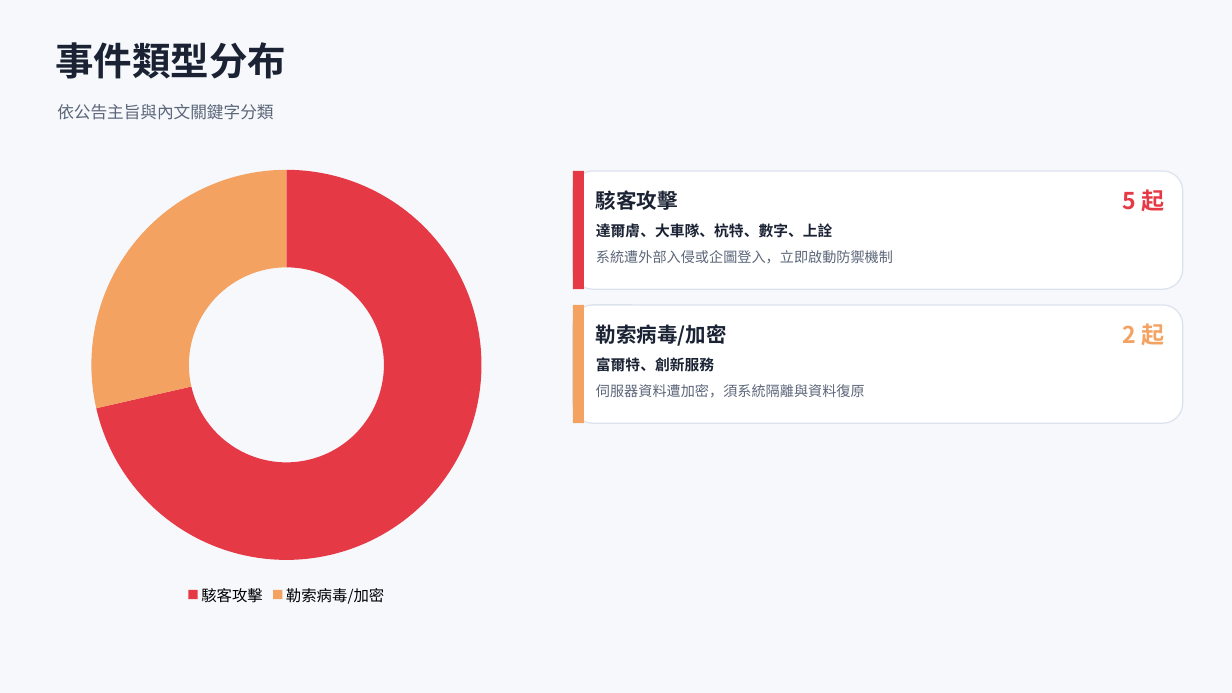
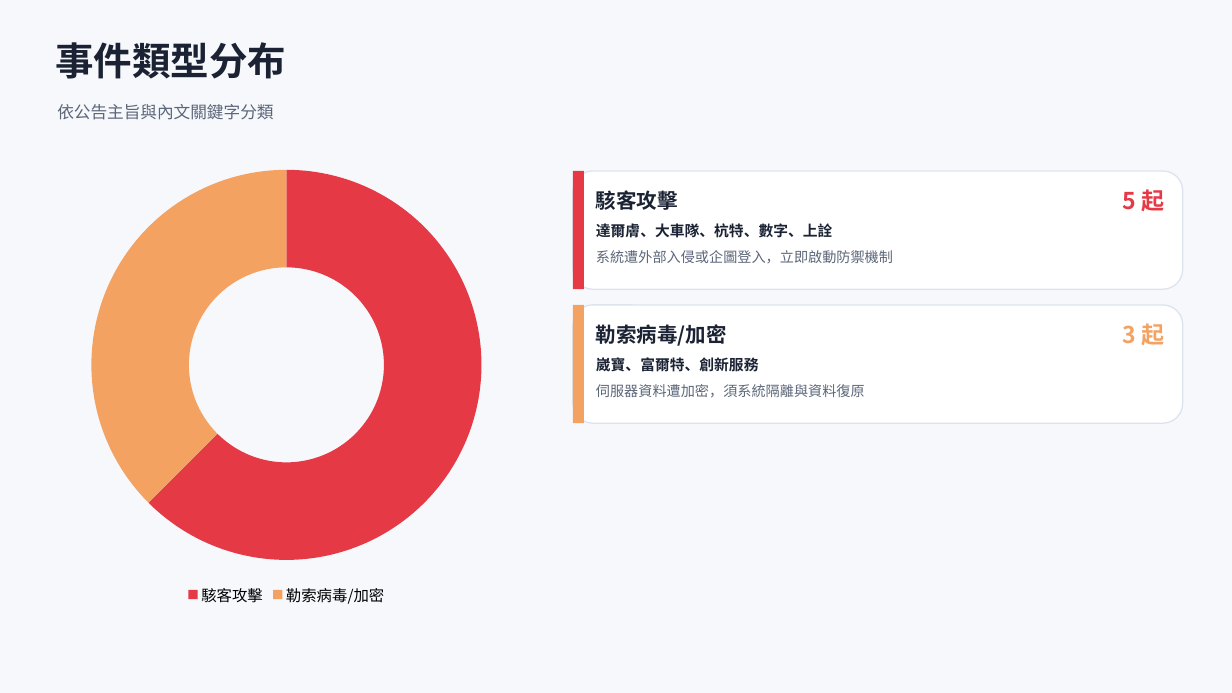
Before and after one commit to Johnnylin77/mops-isec-monitor, a slide deck: slide 3 of 資安事件因應分析.pptx. Drawn at 1232x693 pixels with LibreOffice and Linux fonts; fonts in the diff are those of the drawing. Boxes give left, top, right and bottom in pixels: in the first picture for what was removed or moved away, otherwise in the second. Text is boxed around its words. In the diff, an @@ line names an element or a change of style, - is before the commit and + after.

```diff
--- a/資安事件因應分析.pptx
+++ b/資安事件因應分析.pptx
@@ doughnut chart at box(46, 157, 527, 610) @@
@@ Series 1, 駭客攻擊: 71 to 62 @@
@@ Series 1, 勒索病毒/加密: 29 to 38 @@
@@ text at box(1122, 323, 1164, 345): text changed @@
-2 起
+3 起
@@ text at box(596, 357, 759, 372): text changed @@
-富爾特、創新服務
+崴寶、富爾特、創新服務
```
Also in this commit, not shown: 5 other slides changed, 2 other files.
